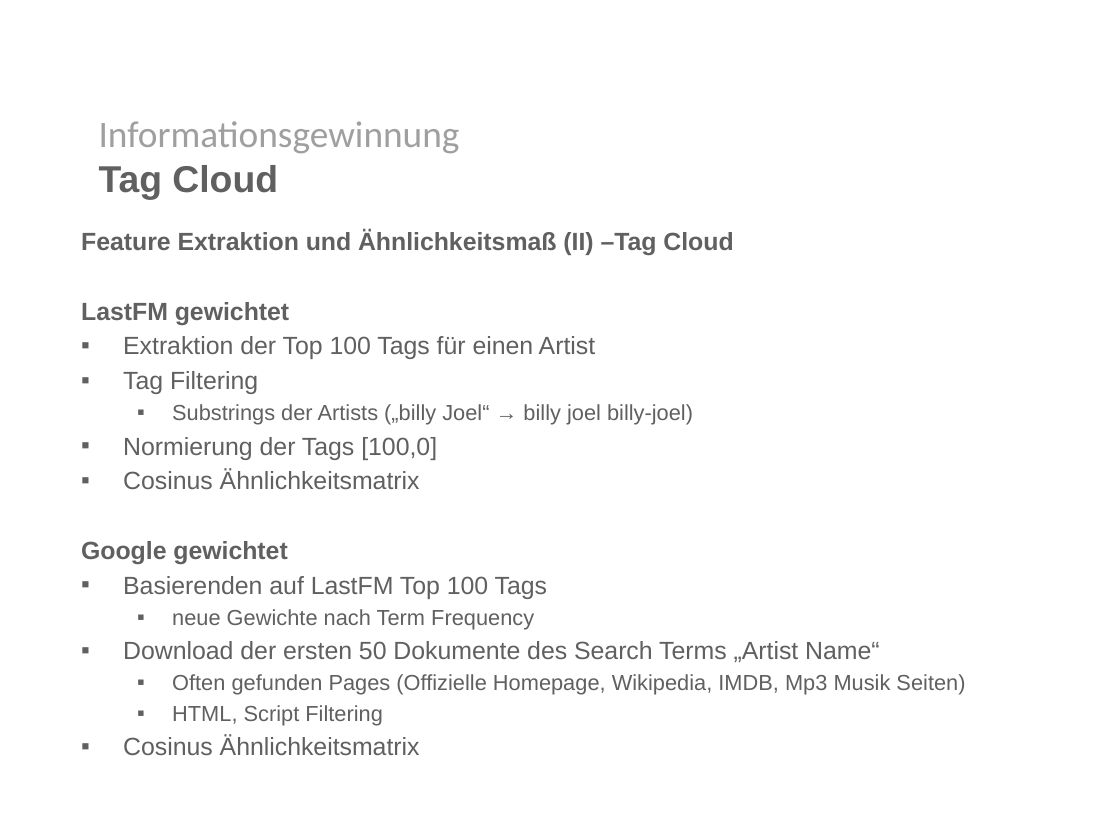
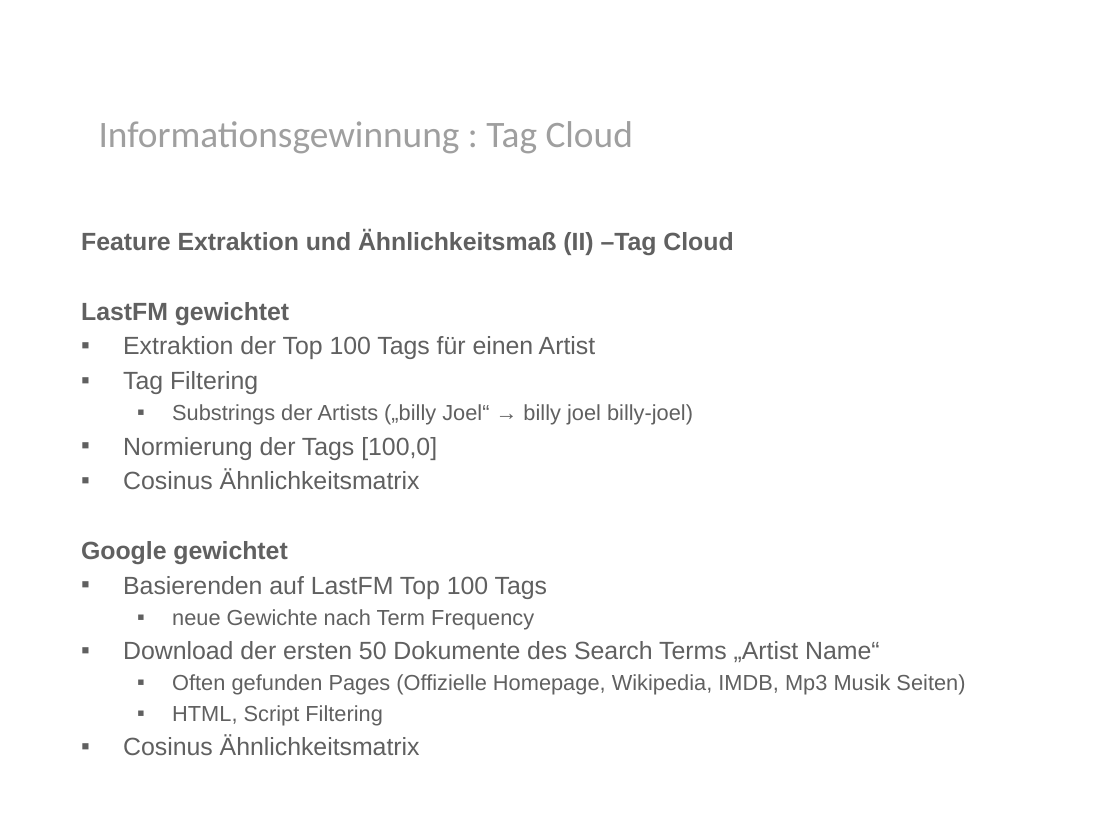
Before and after one commit to ohuguy/mirlastfm, a slide deck: slide 15 of presentation/presentation.pptx. Drawn at 1120x840 pixels with LibreOffice and Linux fonts; fonts in the diff are those of the drawing; background and template pictures are left out. Boxes give left, top, right and bottom in pixels: in the first picture for what was removed or moved away, otherwise in the second. Text is boxed around its words. In the diff, an @@ line names an element or a change of style, - is before the commit and + after.

```diff
--- a/presentation/presentation.pptx
+++ b/presentation/presentation.pptx
@@ text at bbox=[99, 121, 633, 153]: text changed @@
-Informationsgewinnung
-Tag Cloud
+Informationsgewinnung : Tag Cloud
```
Also in this commit, not shown: 5 other slides changed.
